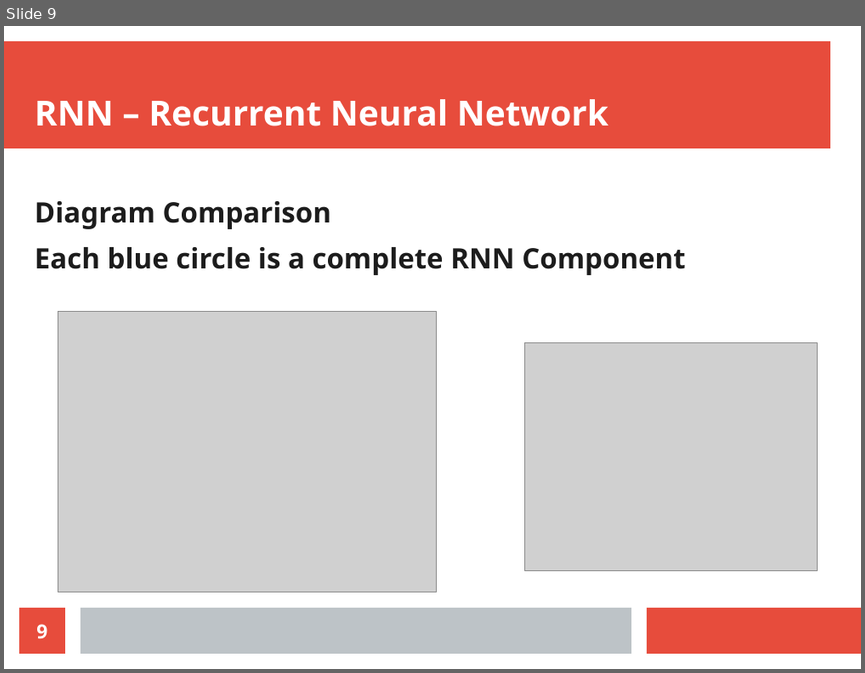
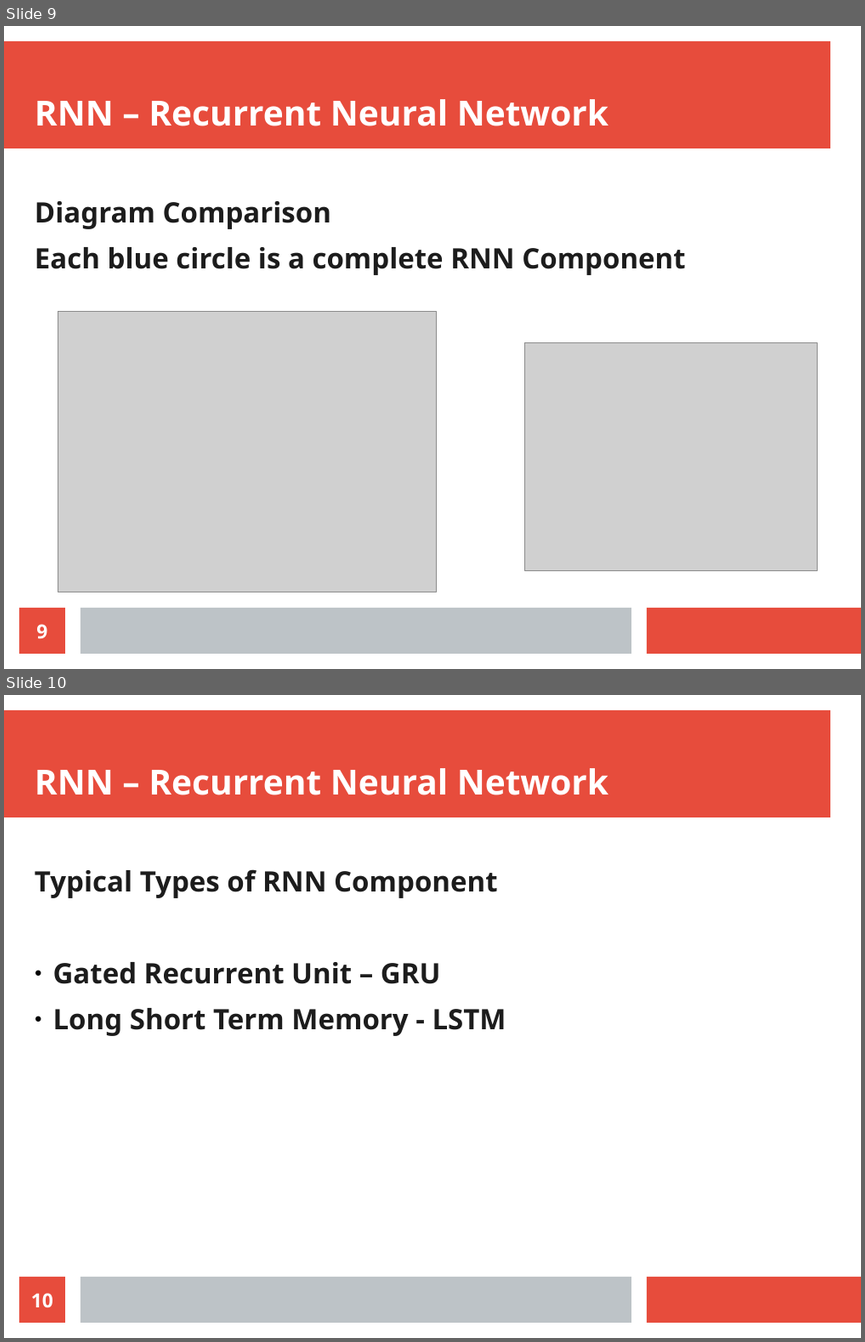
Before and after one commit to radiodee1/liebman_spring20, a slide deck: pdf/thesis_presentation.odp. Shown one above the other, each under a label of ours: slide 9 before the commit, slides 9 and 10 after it. The pictures are 865x673 and 865x1342 pixels, drawn with LibreOffice and Linux fonts; fonts in the diff are those of the drawing; grey boxes stand for pictures. Boxes give left, top, right and bottom in pixels: in the first picture for what was removed or moved away, otherwise in the second. Text is boxed around its words. In the diff, an @@ line names an element or a change of style, - is before the commit and + after.

```diff
--- a/pdf/thesis_presentation.odp
+++ b/pdf/thesis_presentation.odp
@@ slide 10 added at [4, 695, 861, 1338], background #FFFFFF; not listed: 3 template elements that a slide beside it also shows @@
@@ title added at [35, 768, 608, 795], 32 pt, text #FFFFFF, bold @@
+RNN – Recurrent Neural Network
@@ text added at [35, 869, 506, 1036], 26 pt, text #1C1C1C, bold @@
+Typical Types of RNN Component
+● Gated Recurrent Unit – GRU
+● Long Short Term Memory - LSTM
@@ page number added at [19, 1276, 65, 1322], fill #E74C3C, 18 pt, text #FFFFFF, bold @@
+10
```
Also in this commit, not shown: 7 other slides added, 2 other files.
